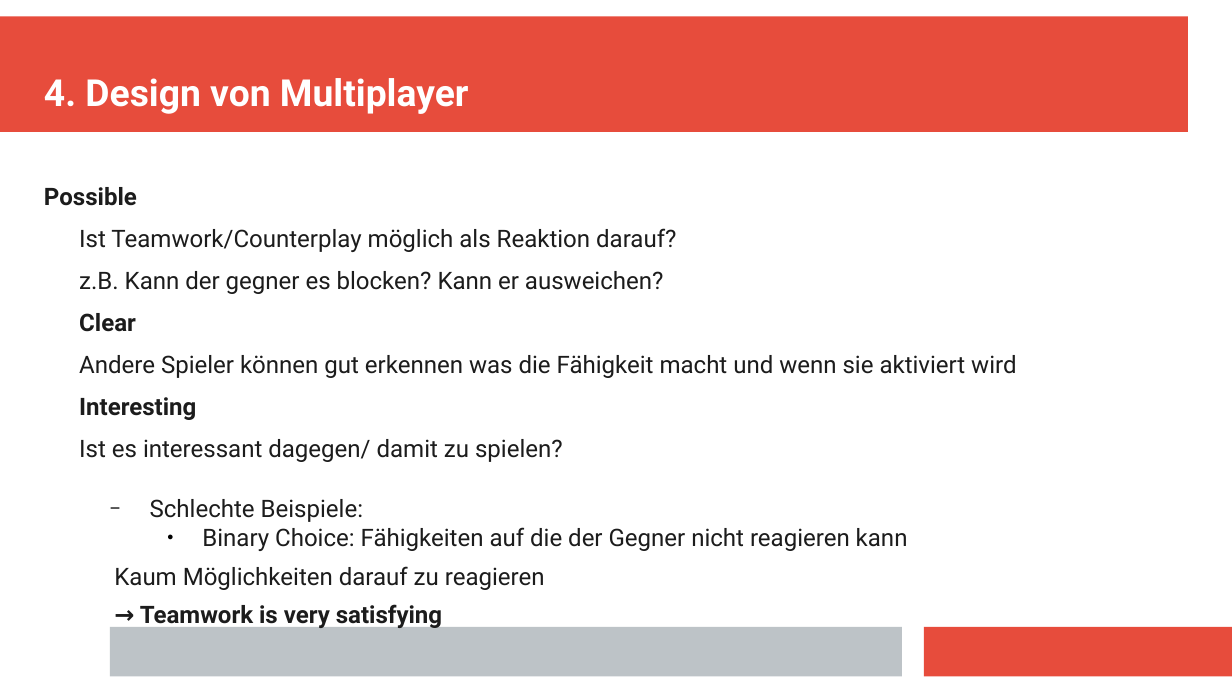
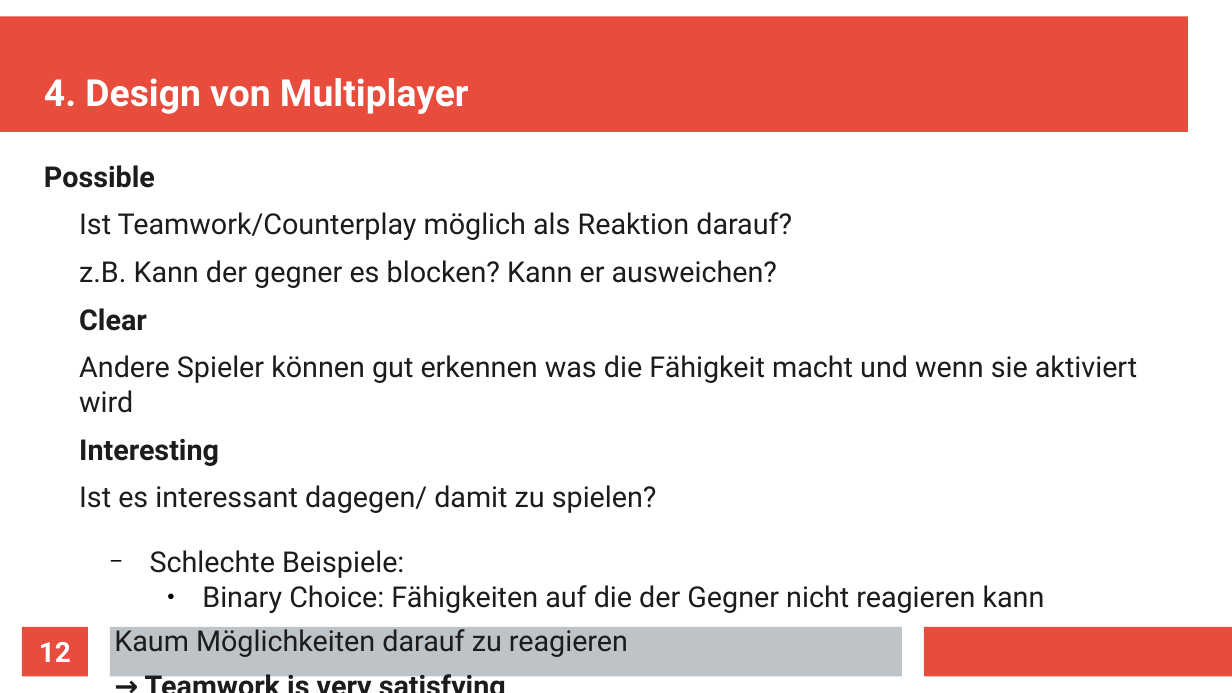
Before and after one commit to Aureumignis/UniStuff, a slide deck: slide 12 of WISE2020/HTiESD/HTiEDS_Praesentation.odp (slide 11 before the commit). Drawn at 1232x693 pixels with LibreOffice and Linux fonts; fonts in the diff are those of the drawing. Boxes give left, top, right and bottom in pixels: in the first picture for what was removed or moved away, otherwise in the second. Text is boxed around its words. In the diff, an @@ line names an element or a change of style, - is before the commit and + after.

```diff
--- a/WISE2020/HTiESD/HTiEDS_Praesentation.odp
+++ b/WISE2020/HTiESD/HTiEDS_Praesentation.odp
@@ text "Possible": place and size @@
-text "Possible" at [44,187,1016,590]
+text "Possible" at [44,165,1137,657]
@@ text "Possible" at [44,165,1137,657]: size 15.5 to 18.5 pt @@
@@ page number added at [22,627,88,676], fill #E74C3C, 18 pt, text #FFFFFF, bold @@
+12
```
Also in this commit, not shown: 14 other slides changed, 2 slides added, 3 slides removed.
